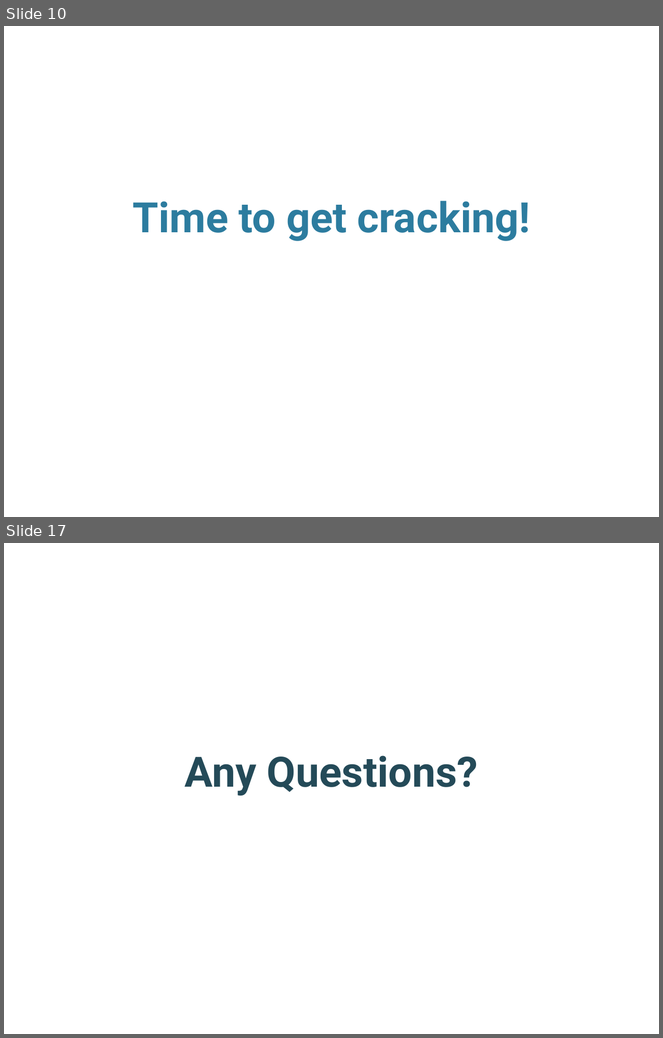
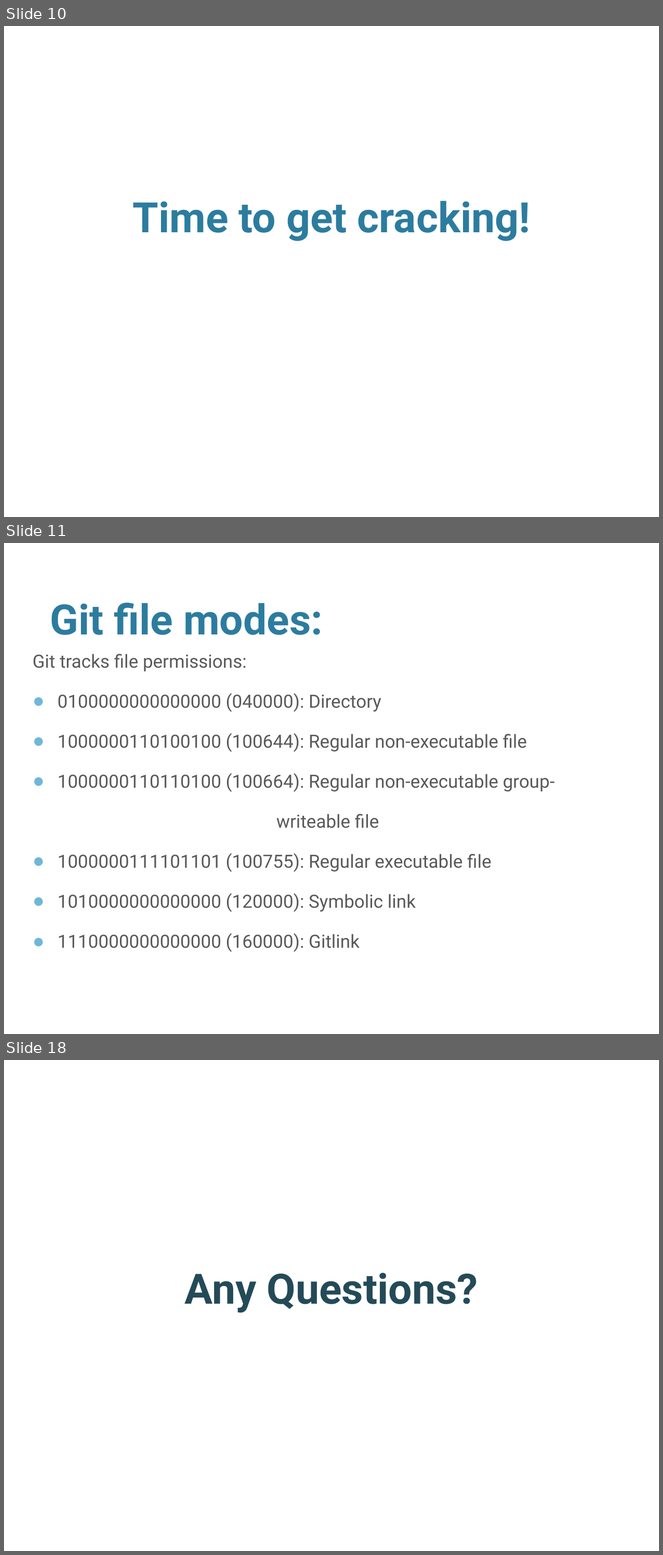
Before and after one commit to DevasenaInupakutika/2014-05-08-soton, a slide deck: version-control slides.pptx. Shown one above the other, each under a label of ours: slides 10 and 17 before the commit, slides 10, 11 and 18 after it; the slides between them are not shown. The pictures are 663x1038 and 663x1555 pixels, drawn with LibreOffice and Linux fonts; fonts in the diff are those of the drawing; background and template pictures are left out. Boxes give left, top, right and bottom in pixels: in the first picture for what was removed or moved away, otherwise in the second. Text is boxed around its words. In the diff, an @@ line names an element or a change of style, - is before the commit and + after.

Commit message:
Corrections to version control slides

```diff
--- a/version-control slides.pptx
+++ b/version-control slides.pptx
@@ slide 11 added at [4, 543, 659, 1034], background picture (left out) @@
@@ title added at [50, 602, 323, 635], 46 pt, text #2C7C9F, bold @@
+Git file modes:
@@ text added at [33, 654, 555, 952], 20 pt, text #595959 @@
+Git tracks file permissions:
+● 0100000000000000 (040000): Directory
+● 1000000110100100 (100644): Regular non-executable file
+● 1000000110110100 (100664): Regular non-executable group-
+writeable file
+● 1000000111101101 (100755): Regular executable file
+● 1010000000000000 (120000): Symbolic link
+● 1110000000000000 (160000): Gitlink
@@ what was slide 17 is now slide 18 @@
```
